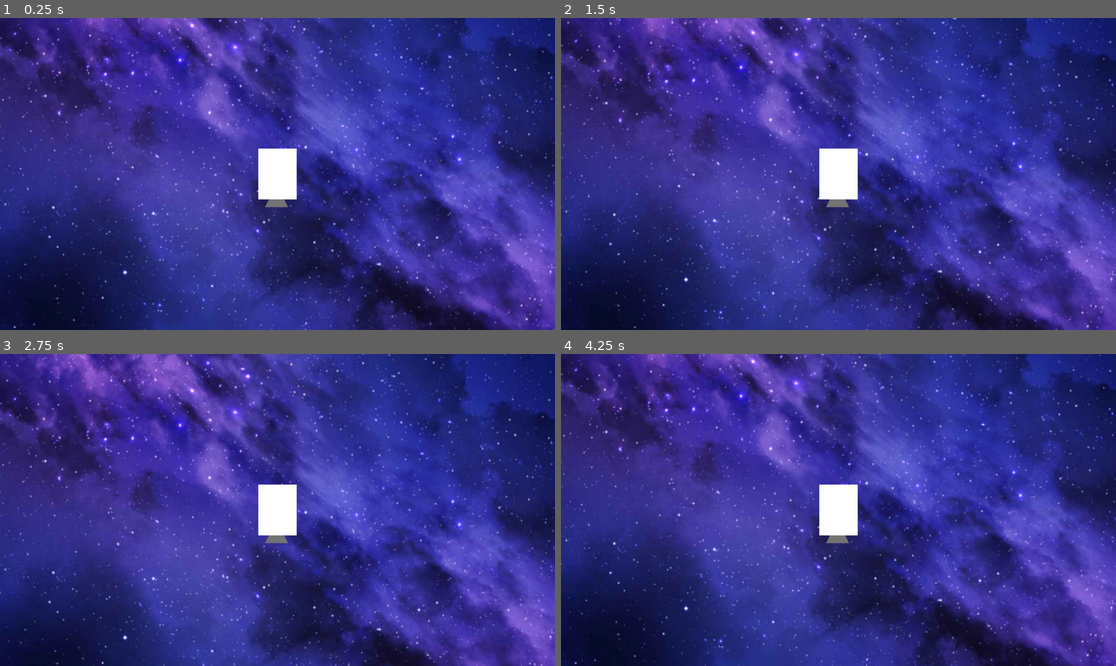
Above: before the commit, frames 1-4 (two rows, left to right).
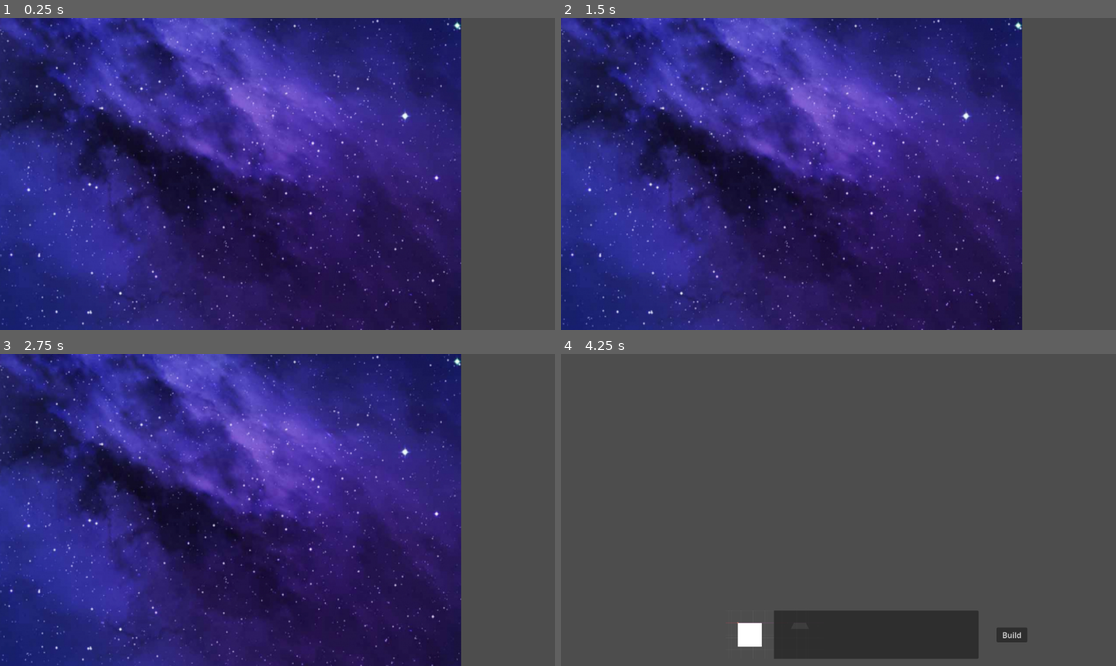
Above: after the commit, the same moments.

Repository: Taydo629/RogueSpace
Game: Godot game, scene res://scenes/game.tscn
Two runs of this game, one before a commit and one after it. Both use one fixed random seed, a clock stepped at 60 frames per second and the inputs below.
Inputs (mouse positions are in pixels of both pictures, inside the frame that each line leads up to):
- Up to frame 1 (0.25 s): no input
- Up to frame 2 (1.5 s): tap Enter at 0.5 s; move the mouse to (960, 158) at 0.52 s; hold Space (thrust) 0.53-1.28 s; tap E (e) at 0.6 s; click (960, 158) at 0.8 s; move the mouse to (727, 189) at 1.27 s; click (727, 189) at 1.35 s
- Up to frame 3 (2.75 s): tap Q (q) at 1.55, 2.1 s; move the mouse to (333, 441) at 2.02 s; hold Space (thrust) from 2.03 s (still down); right-click (333, 441) at 2.3 s
- Up to frame 4 (4.25 s): move the mouse to (810, 572) at 2.77 s; right-click (810, 572) at 2.85 s; tap E (e) at 3.05, 3.6 s; move the mouse to (1005, 556) at 3.52 s; release Space (thrust) at 3.53 s; click (1005, 556) at 3.8 s; tap B (build_menu) at 4.15 s

The runs differ from the first frame. In frame 1, 76% of the frame differs, in the area x 0-100%, y 0-100%; in frame 2, 75%; in frame 3, 73%; in frame 4, 100%.

Commit message:
Tweaked the ship building UI
Made it so that parts outside of the building area are hidden and cannot be placed

Diff:
--- a/scenes/game.tscn
+++ b/scenes/game.tscn
@@ -2,8 +2,6 @@
 
 [ext_resource type="Script" uid="uid://b7is6gknyl6cr" path="res://scripts/game.gd" id="1_lnu2h"]
 [ext_resource type="Texture2D" uid="uid://7311c1hg8dft" path="res://assets/Space-Background-Image-2-1024x682.jpg" id="2_yqjtg"]
-[ext_resource type="PackedScene" uid="uid://cf1du3owblsrl" path="res://scenes/ship_object.tscn" id="3_lnu2h"]
-[ext_resource type="PackedScene" uid="uid://jumhiux358g4" path="res://scenes/thruster.tscn" id="4_lbhrr"]
 
 [sub_resource type="StyleBoxTexture" id="StyleBoxTexture_lnu2h"]
 texture = ExtResource("2_yqjtg")
@@ -18,8 +16,3 @@
 offset_right = 957.0
 offset_bottom = 659.0
 theme_override_styles/panel = SubResource("StyleBoxTexture_lnu2h")
-
-[node name="ShipObject" parent="." unique_id=870574960 instance=ExtResource("3_lnu2h")]
-
-[node name="thruster" parent="ShipObject" unique_id=771294080 instance=ExtResource("4_lbhrr")]
-position = Vector2(-2, 85)
--- a/scenes/ship_object.tscn
+++ b/scenes/ship_object.tscn
@@ -10,8 +10,9 @@
 gravity_scale = 0.0
 
 [node name="Polygon2D" type="Polygon2D" parent="." unique_id=590899059]
+position = Vector2(0, -5)
 scale = Vector2(0.679694, 1)
-polygon = PackedVector2Array(-58.881065, -52.93801, -58.881073, 0.68211365, -58.881065, 52.661987, 58.818947, 52.661987, 58.818947, -52.93801)
+polygon = PackedVector2Array(-58.850014, -51, -58.881065, 52.661987, 58.818947, 52.661987, 58.850014, -51)
 uv = PackedVector2Array(-175.48108, -21.038017, -178.78107, 85.66199, -63.281067, 85.66199, -61.081055, -19.938011)
 
 [node name="CollisionShape2D" type="CollisionShape2D" parent="." unique_id=401411698]
--- a/scenes/thruster.tscn
+++ b/scenes/thruster.tscn
@@ -1,6 +1,10 @@
 [gd_scene format=3 uid="uid://jumhiux358g4"]
 
 [ext_resource type="Script" uid="uid://cufw8altjxdqo" path="res://scripts/thruster.gd" id="1_vbl7p"]
+
+[sub_resource type="Gradient" id="Gradient_vbl7p"]
+interpolation_mode = 2
+colors = PackedColorArray(0.8685565, 0.34853408, 0.08988374, 1, 0.8406243, 0.9297722, 0, 1)
 
 [node name="thruster" type="Node2D" unique_id=771294080 groups=["thruster"]]
 script = ExtResource("1_vbl7p")
@@ -10,3 +14,23 @@
 color = Color(0.45452422, 0.45452428, 0.45452422, 1)
 polygon = PackedVector2Array(16, 0, 48, 0, 56, 16, 8, 16)
 uv = PackedVector2Array(-253, -47, -198, -46, -181, 3, -279, 3)
+
+[node name="CPUParticles2D" type="CPUParticles2D" parent="." unique_id=343893656]
+z_index = -1
+position = Vector2(0, -16)
+emitting = false
+amount = 20
+lifetime = 0.8
+speed_scale = 1.5
+explosiveness = 0.05
+randomness = 0.2
+lifetime_randomness = 0.5
+local_coords = true
+emission_shape = 1
+emission_sphere_radius = 16.21
+spread = 180.0
+angular_velocity_min = 10.0
+angular_velocity_max = 100.0
+scale_amount_min = 6.0
+scale_amount_max = 10.0
+color_ramp = SubResource("Gradient_vbl7p")
--- a/scripts/game.gd
+++ b/scripts/game.gd
@@ -3,4 +3,4 @@
 
 func _process(delta: float) -> void:
 	if Input.is_action_just_pressed("build_menu"):
-		get_tree().change_scene_to_file("res://scenes/game.tscn")
+		get_tree().change_scene_to_file("res://scenes/ship_building.tscn")
--- a/scripts/ship_building.gd
+++ b/scripts/ship_building.gd
@@ -5,6 +5,7 @@
 var parts_array: Array
 var selected_part: Node
 var current_slot: int
+var part_oob: bool = false
 
 var grid: Array = [[null,null,null,null,null],
 				[null,null,null,null,null],
@@ -47,21 +48,19 @@
 	# Get the grid position so that parts are on a grid.
 	var mouse_pos = get_global_mouse_position() + Vector2(32,32)
 	var pos = Vector2(mouse_pos.x -fmod(mouse_pos.x, 64),mouse_pos.y -fmod(mouse_pos.y, 64))
-	if x_range[1] <= pos.x:
-		pos.x = x_range[1]
-	if x_range[0] >= pos.x:
-		pos.x = x_range[0]
-	if y_range[1] <= pos.y:
-		pos.y = y_range[1]
-	if y_range[0] >= pos.y:
-		pos.y = y_range[0]
 
-	selected_part.position = pos
-
-	if Input.is_action_just_pressed("left_click"):
+	if pos.x >= x_range[0] and pos.x <= x_range[1] and pos.y <= y_range[1] and pos.y >= y_range[0] :
+		part_oob = false
+		selected_part.visible = true
+		selected_part.position = pos
+	else:
+		part_oob = true
+		selected_part.visible = false
+	print(pos)
+	if Input.is_action_just_pressed("left_click") and !part_oob:
 		var relative_pos = pos - Vector2(x_range[0],y_range[0])
 		place_part(relative_pos)
-	if Input.is_action_just_pressed("right_click"):
+	if Input.is_action_just_pressed("right_click") and !part_oob:
 		var relative_pos = pos - Vector2(x_range[0],y_range[0])
 		remove_part(relative_pos)
 
--- a/scripts/thrust_component.gd
+++ b/scripts/thrust_component.gd
@@ -16,7 +16,7 @@
 		for node in thrusters:
 			if not node is Node2D:
 				continue
-
+			node.cpu_particles_2d.emitting = true
 			# 1. Calculate the local offset from the ship's origin to the thruster
 			# global_transform.affine_inverse() converts a global position into the ship's local space
 			var local_offset = ship.global_transform.affine_inverse() * node.global_position
@@ -29,4 +29,8 @@
 			# 3. Apply the force at the local offset
 			ship.add_constant_force(global_force, local_offset)
 	else:
+		for node in thrusters:
+			if not node is Node2D:
+				continue
+			node.cpu_particles_2d.emitting = false
 		ship.constant_force = Vector2.ZERO
--- a/scripts/thruster.gd
+++ b/scripts/thruster.gd
@@ -3,3 +3,4 @@
 @export var thrust_force: int = 1
 var thrust_direction: Vector2 = Vector2.UP
 var activation_key: String
+@onready var cpu_particles_2d: CPUParticles2D = $CPUParticles2D
